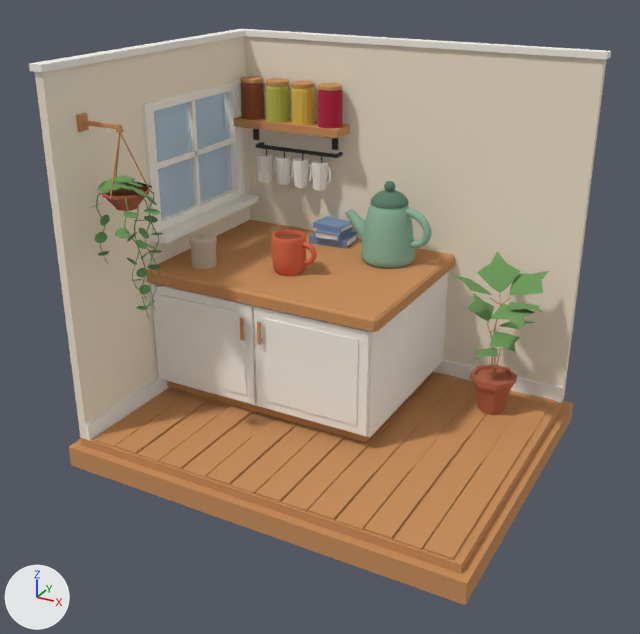
Before and after pictures for a commit that changed the glTF model public/models/nook.glb.
The view is the same before and after, from a 50 mm lens placed at (1.004, -1.745, 0.738), pointed at (0.134, -0.164, -0.053). Arrows for +X, +Y and +Z are at lower left; the lights stay in place. The older version comes first. Where no turn or scale is listed for an object, it has been applied to the vertices. Vertices at exactly the same position are counted once.

The scene before the commit, as lines of its bpy script (objects in view):
```python
me_kettle = bpy.data.meshes.new('Kettle')
me_kettle.from_pydata(...)  # 452 vertices, 888 faces; spans x -0.115..0.108, y -0.065..0.065, z 0.0..0.196
# faces by material slot: [564, 324]
me_kettle.materials.append(mat_mat_kettle)  # greyish green #8fb8a0
me_kettle.materials.append(mat_mat_kettledetail)  # greyish green #5e7f6c
me_mug = bpy.data.meshes.new('Mug')
me_mug.from_pydata(...)  # 273 vertices, 540 faces; spans x -0.0405..0.074, y -0.0405..0.0405, z 0.0..0.09
me_mug.materials.append(mat_mat_mug)  # orange #d9694a
me_room = bpy.data.meshes.new('Room')
me_room.from_pydata(...)  # 2545 vertices, 4012 faces; spans x -0.34..0.62, y -0.495..0.265, z -0.4..0.5
me_room.materials.append(mat_mat_wall)  # pale yellow #f2e6d0
me_room.materials.append(mat_mat_wood)  # orange #c98f5b
me_room.materials.append(mat_mat_frame)  # white #f7f3ea
me_room.materials.append(mat_mat_leaf)  # green #6e9a5b
me_room.materials.append(mat_mat_pot)  # orange #b5654a
me_room.materials.append(mat_mat_tin)  # beige #c9b8a0
me_room.materials.append(mat_mat_book)  # blue #7a8fb0
me_room.materials.append(mat_mat_iron)  # dark grey #3a3a3a
me_room.materials.append(mat_mat_bag0)  # brown #8a4b2a
me_room.materials.append(mat_mat_bag1)  # yellow #b5b84a
me_room.materials.append(mat_mat_bag2)  # yellow #e0b84a
me_room.materials.append(mat_mat_bag3)  # red #b3213f
ob_kettle = bpy.data.objects.new('Kettle', me_kettle)
ob_kettle.location = (0.17, 0.11, 0.0)
ob_mug = bpy.data.objects.new('Mug', me_mug)
ob_mug.location = (0.0, -0.07, 0.0)
ob_room = bpy.data.objects.new('Room', me_room)
ob_room.location = (0.0, 0.0, 0.0)
# also in view: 'Window_Glass' at (-0.31, 0.0, 0.23)
```
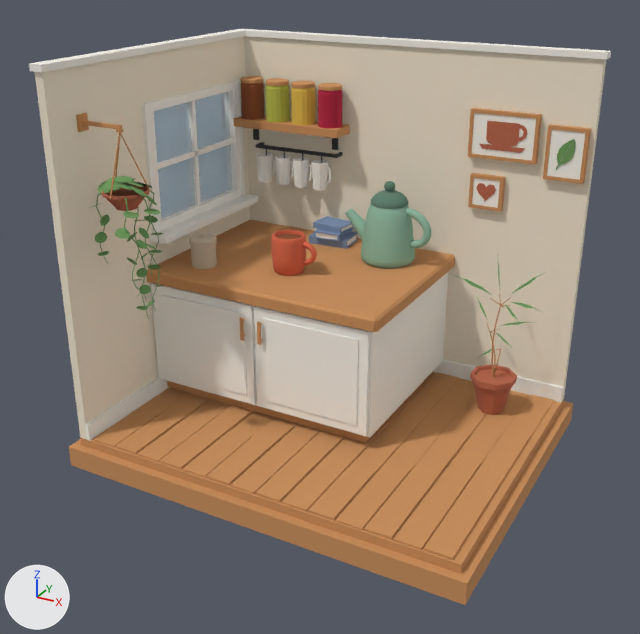
Boxes (x1, y1, x2, y2) around the edits, measured in the pictures (640 x 634 px):
part 1 of me_room, added
    after: (468, 204, 503, 212)
part 2 of me_room, added
    after: (470, 173, 506, 182)
part 3 of me_room, built on
    before: (450, 251, 549, 359)
    after: (450, 108, 591, 359)

The change, as a diff of the scene's bpy script:
```diff
--- a/public/models/nook.glb.py
+++ b/public/models/nook.glb.py
@@ me_room @@
 # used by ob_room; location = (0.0, 0.0, 0.0)
-me_room.from_pydata(...)  # 2545 vertices, 4012 faces; spans x -0.34..0.62, y -0.495..0.265, z -0.4..0.5
+me_room.from_pydata(...)  # 2769 vertices, 4364 faces; spans x -0.34..0.62, y -0.495..0.265, z -0.4..0.5
+# me_room part 1: a new loose piece, a box spanning x 0.33..0.41, y 0.21..0.226, z 0.13..0.138, in mat_mat_wood (orange #c98f5b)
+# me_room part 2: a new loose piece, a box spanning x 0.33..0.41, y 0.21..0.226, z 0.202..0.21, in mat_mat_wood (orange #c98f5b)
+# me_room part 3: 54 vertices removed from x 0.372..0.557, y -0.008..0.18, z -0.175..0.024; 262 vertices added at x 0.32..0.59, y 0.004..0.226, z -0.172..0.36
 me_room.materials.append(mat_mat_wall)
```
